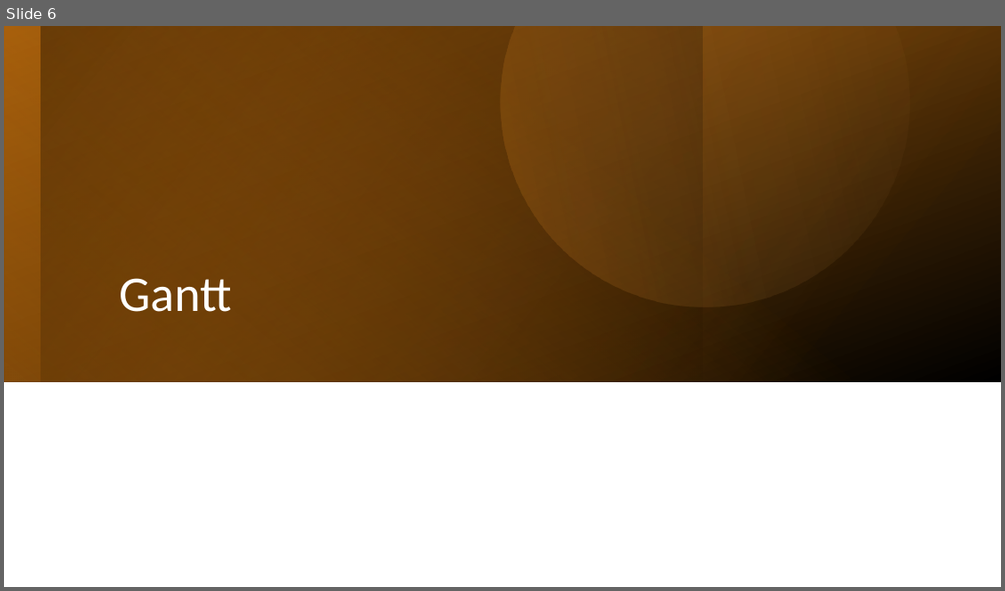
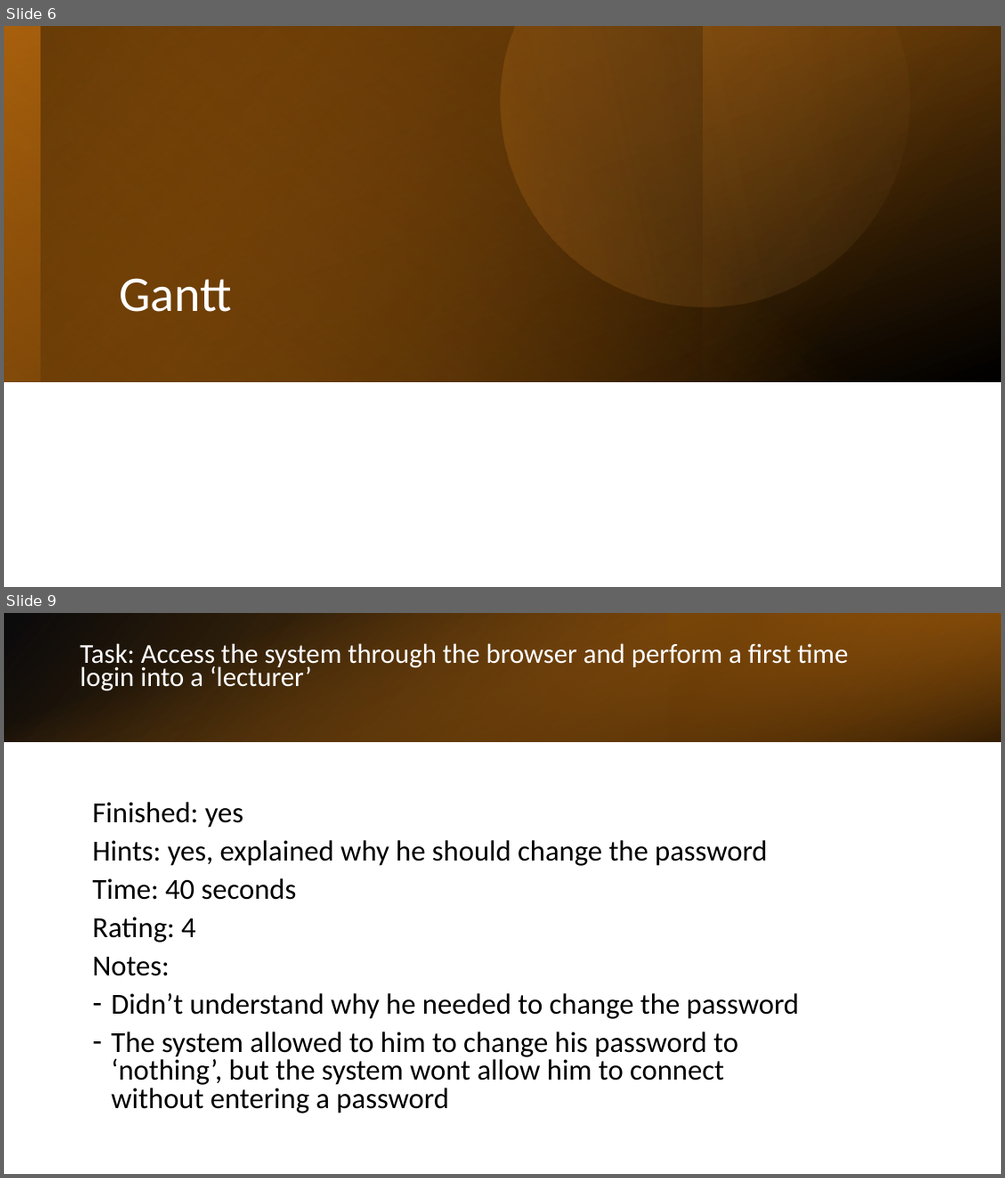
Before and after one commit to RoiTief/Exam-Management-System, a slide deck: docs/slide_07_05_24.pptx. Shown one above the other, each under a label of ours: slide 6 before the commit, slides 6 and 9 after it; the slides between them are not shown. The pictures are 1005x591 and 1005x1178 pixels, drawn with LibreOffice and Linux fonts; fonts in the diff are those of the drawing. Boxes give left, top, right and bottom in pixels: in the first picture for what was removed or moved away, otherwise in the second. Text is boxed around its words. In the diff, an @@ line names an element or a change of style, - is before the commit and + after.

```diff
--- a/docs/slide_07_05_24.pptx
+++ b/docs/slide_07_05_24.pptx
@@ slide 9 added at <box>4,613,1001,1174</box>, background #FFFFFF @@
@@ rectangle added at <box>4,613,1001,742</box>, fill gradient #000000 to #AB620D @@
@@ rectangle added at <box>4,613,1001,742</box>, fill gradient #E48312 to #000000 @@
@@ rectangle added at <box>669,613,1001,742</box>, fill gradient #724209 to #E48312 @@
@@ text added at <box>80,643,848,691</box>, 26.4 pt, text #FFFFFF @@
+Task: Access the system through the browser and perform a first time login into a ‘lecturer’
@@ text added at <box>92,802,799,1113</box>, 28 pt, text #000000 @@
+Finished: yes
+Hints: yes, explained why he should change the password
+Time: 40 seconds
+Rating: 4
+Notes:
+– Didn’t understand why he needed to change the password
+– The system allowed to him to change his password to ‘nothing’, but the system wont allow him to connect without entering a password
```
Also in this commit, not shown: 1 slide changed, 5 other slides added, 1 slide removed.
